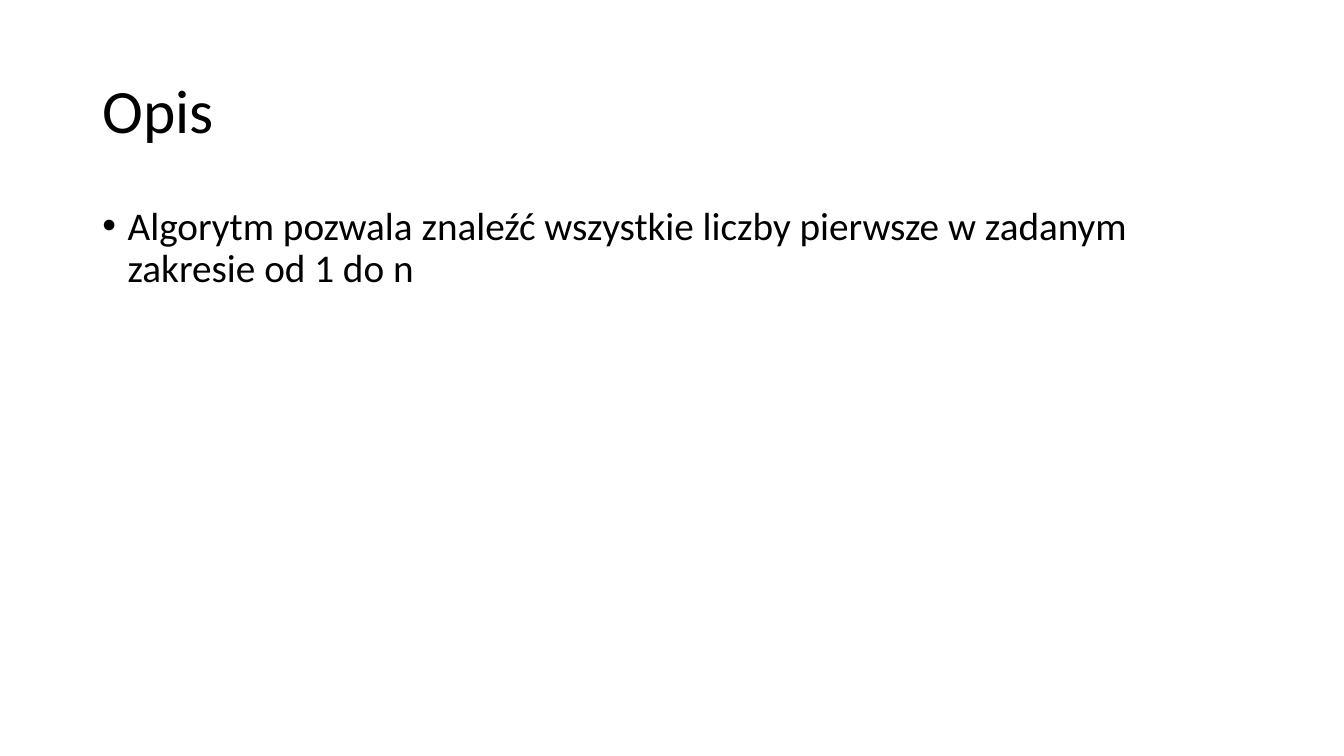
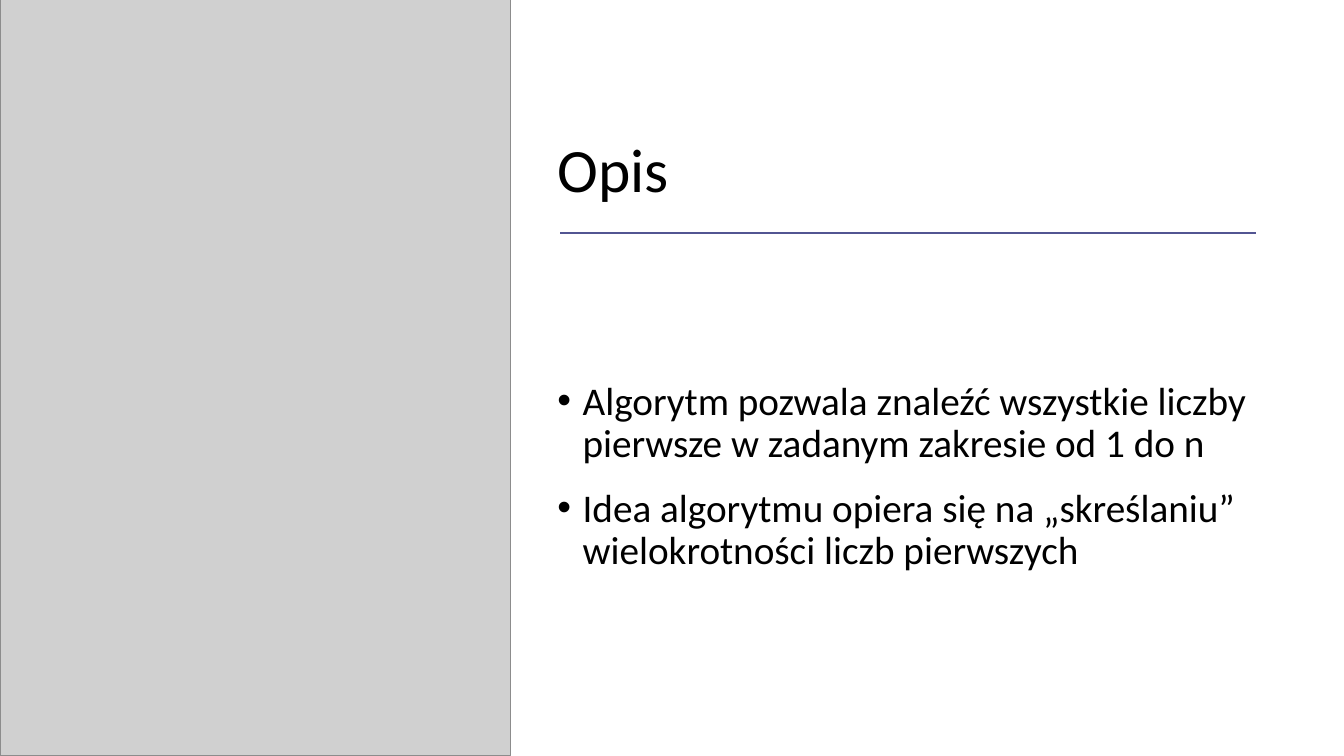
Before and after one commit to blackbat13/cs-lut, a slide deck: slide 2 of Algorytmy/Sito Eratostenesa.pptx. Drawn at 1344x756 pixels with LibreOffice and Linux fonts; fonts in the diff are those of the drawing; grey boxes stand for pictures. Boxes give left, top, right and bottom in pixels: in the first picture for what was removed or moved away, otherwise in the second. Text is boxed around its words. In the diff, an @@ line names an element or a change of style, - is before the commit and + after.

```diff
--- a/Algorytmy/Sito Eratostenesa.pptx
+++ b/Algorytmy/Sito Eratostenesa.pptx
@@ picture added at <box>0,0,511,756</box> @@
@@ title "Opis": place and size @@
-title "Opis" at <box>102,90,213,143</box>
+title "Opis" at <box>557,149,668,202</box>
@@ title "Opis" at <box>557,149,668,202</box>: vertical alignment middle to bottom @@
@@ line added from (561, 233) to (1256, 233), #525592 1.5 pt @@
@@ text "Algorytm pozwala znaleźć wszystkie liczby ...": place and size @@
-text "Algorytm pozwala znaleźć wszystkie liczby ..." at <box>128,212,1127,283</box>
+text "Algorytm pozwala znaleźć wszystkie liczby ..." at <box>583,387,1246,571</box>
@@ text "Algorytm pozwala znaleźć wszystkie liczby ..." at <box>583,387,1246,571</box>: vertical alignment top to middle @@
@@ text at <box>583,387,1246,464</box>: more space between paragraphs @@
@@ text at <box>583,494,1235,571</box>: paragraph added @@
+• Idea algorytmu opiera się na „skreślaniu” wielokrotności liczb pierwszych
```
Also in this commit, not shown: 2 other slides changed, 2 slides added, 2 slides removed, 1 other file.
